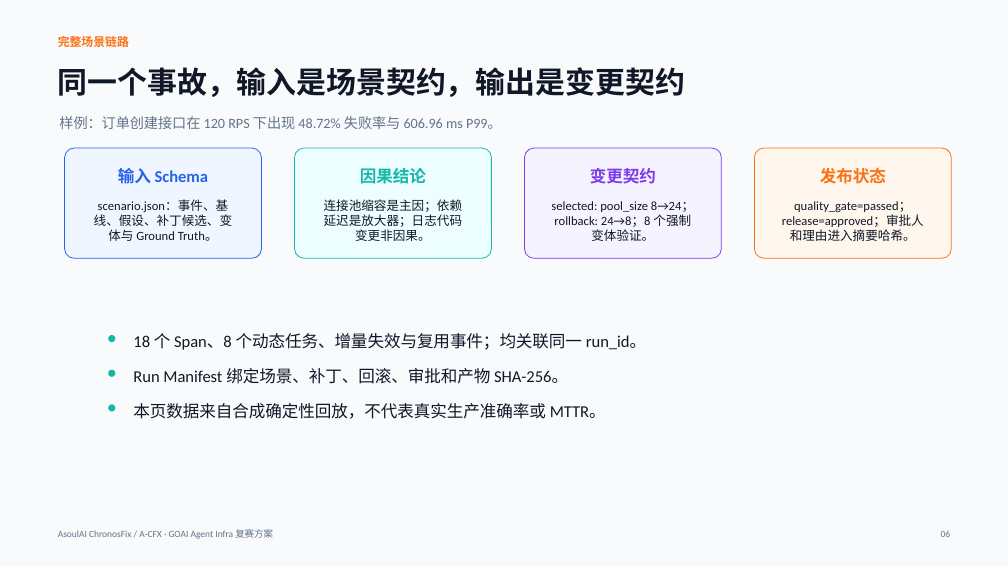
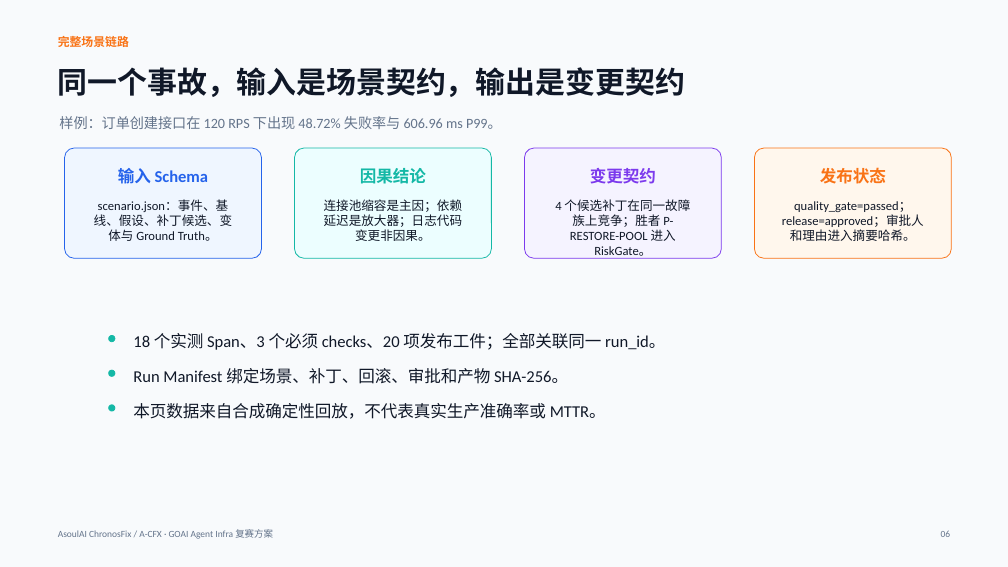
Before and after one commit to ASOUL-Official/asoulai-chronosfix, a slide deck: slide 6 of submission/ChronosFix_复赛方案.pptx. Drawn at 1008x567 pixels with LibreOffice and Linux fonts; fonts in the diff are those of the drawing. Boxes give left, top, right and bottom in pixels: in the first picture for what was removed or moved away, otherwise in the second. Text is boxed around its words. In the diff, an @@ line names an element or a change of style, - is before the commit and + after.

```diff
--- a/submission/ChronosFix_复赛方案.pptx
+++ b/submission/ChronosFix_复赛方案.pptx
@@ text at box(555, 199, 690, 256): text changed @@
-selected: pool_size 8→24；rollback: 24→8；8 个强制变体验证。
+4 个候选补丁在同一故障族上竞争；胜者 P-RESTORE-POOL 进入 RiskGate。
@@ text at box(133, 333, 665, 350): text changed @@
-18 个 Span、8 个动态任务、增量失效与复用事件；均关联同一 run_id。
+18 个实测 Span、3 个必须 checks、20 项发布工件；全部关联同一 run_id。
```
Also in this commit, not shown: 11 other slides changed, 21 other files.
